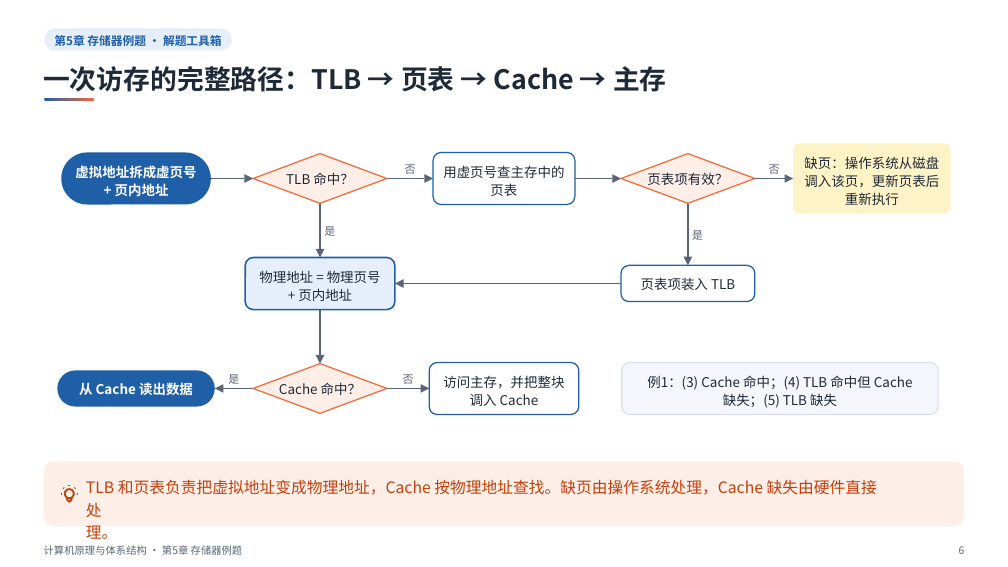
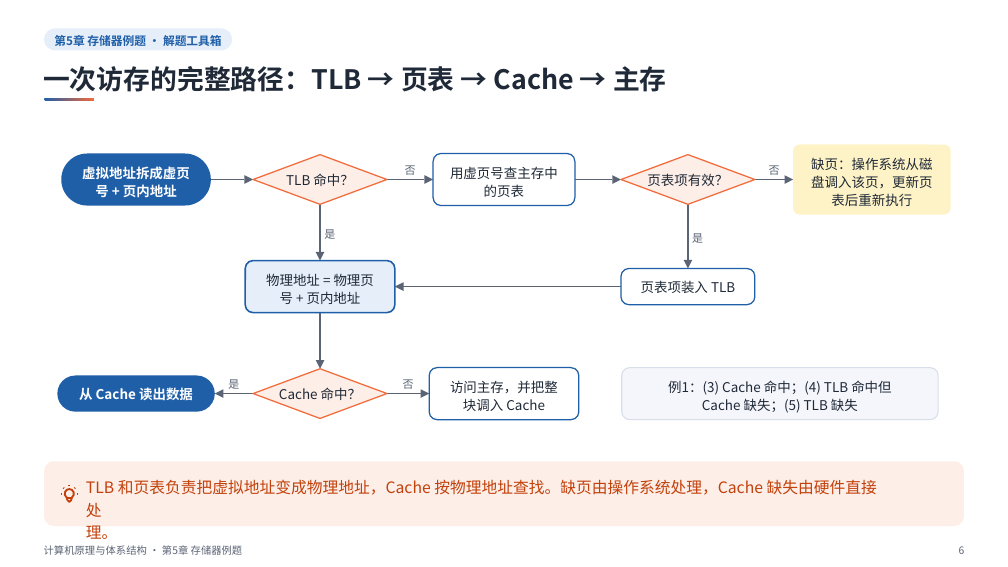
Before and after one commit to sweetcornna/JLU-remake, a slide deck: slide 6 of 大二上/计算机原理与体系结构（by陈广广）/重制版PPT/第5章 存储器例题（重制版）.pptx. Drawn at 1008x567 pixels with LibreOffice and Linux fonts; fonts in the diff are those of the drawing. Boxes give left, top, right and bottom in pixels: in the first picture for what was removed or moved away, otherwise in the second. Text is boxed around its words. In the diff, an @@ line names an element or a change of style, - is before the commit and + after.

```diff
--- a/大二上/计算机原理与体系结构（by陈广广）/重制版PPT/第5章 存储器例题（重制版）.pptx
+++ b/大二上/计算机原理与体系结构（by陈广广）/重制版PPT/第5章 存储器例题（重制版）.pptx
@@ text at (x1=82, y1=166, x2=190, y2=198): spaces changed @@
-虚拟地址拆成虚页号
-+ 页内地址
+虚拟地址拆成虚页
+号 + 页内地址
@@ text at (x1=450, y1=166, x2=558, y2=197): spaces changed @@
-用虚页号查主存中的
-页表
+用虚页号查主存中
+的页表
@@ text at (x1=811, y1=157, x2=932, y2=206): spaces changed @@
-缺页：操作系统从磁盘
-调入该页，更新页表后
-重新执行
+缺页：操作系统从磁
+盘调入该页，更新页
+表后重新执行
@@ outline redrawn in 6 elements at (x1=684, y1=260, x2=692, y2=268), (x1=404, y1=287, x2=622, y2=287), (x1=395, y1=282, x2=403, y2=290), (x1=316, y1=252, x2=324, y2=260), (x1=688, y1=204, x2=689, y2=259), (x1=320, y1=204, x2=321, y2=252) @@
@@ text at (x1=266, y1=273, x2=374, y2=304): spaces changed @@
-物理地址 = 物理页号
-+ 页内地址
+物理地址 = 物理页
+号 + 页内地址
@@ 7 freeform shapes, 5 rounded rectangles, 4 texts moved together from (x1=57, y1=309, x2=938, y2=414) to (x1=57, y1=312, x2=938, y2=420) @@
@@ text at (x1=450, y1=380, x2=558, y2=411): spaces changed @@
-访问主存，并把整块
-调入 Cache
+访问主存，并把整
+块调入 Cache
@@ text "例1：(3) Cache 命中；(4) TLB 命中但 ..." rewrapped from (x1=647, y1=375, x2=913, y2=408) to (x1=668, y1=380, x2=891, y2=413) @@
```
Also in this commit, not shown: 14 other slides changed, 21 other files.
